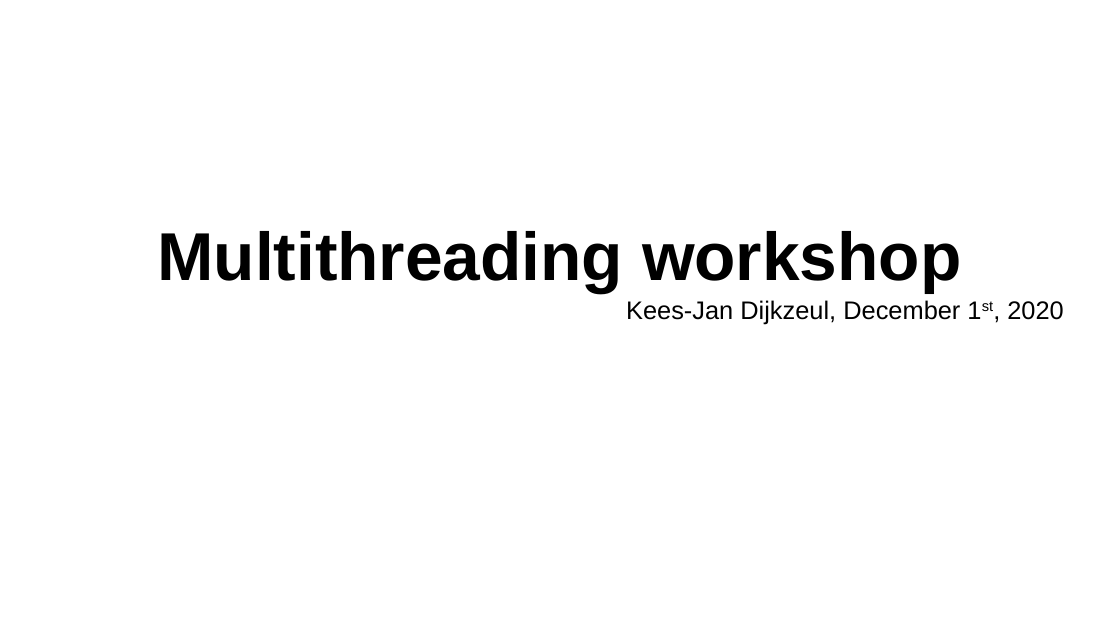
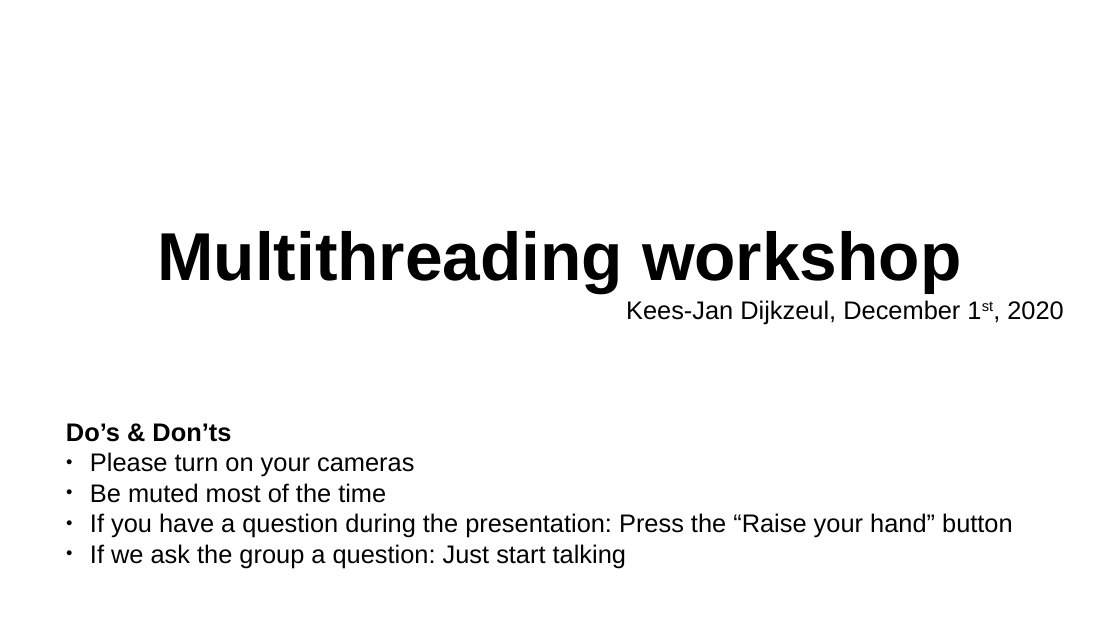
Before and after one commit to kees-jan/ptt3-multithreading, a slide deck: slide 1 of doc/Multithreading workshop.odp. Drawn at 1120x630 pixels with LibreOffice and Linux fonts; fonts in the diff are those of the drawing. Boxes give left, top, right and bottom in pixels: in the first picture for what was removed or moved away, otherwise in the second. Text is boxed around its words. In the diff, an @@ line names an element or a change of style, - is before the commit and + after.

```diff
--- a/doc/Multithreading workshop.odp
+++ b/doc/Multithreading workshop.odp
@@ text added at (66, 423, 1013, 568), 18 pt, text #000000 @@
+Do’s & Don’ts
+● Please turn on your cameras
+● Be muted most of the time
+● If you have a question during the presentation: Press the “Raise your hand” button
+● If we ask the group a question: Just start talking
```
Also in this commit, not shown: 3 slides added, 2 other files.
